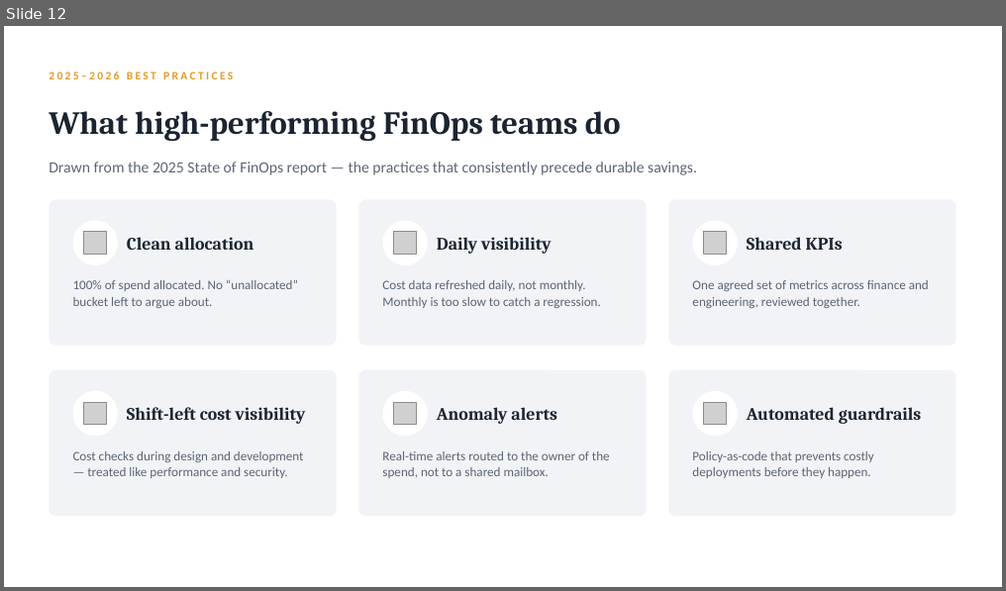
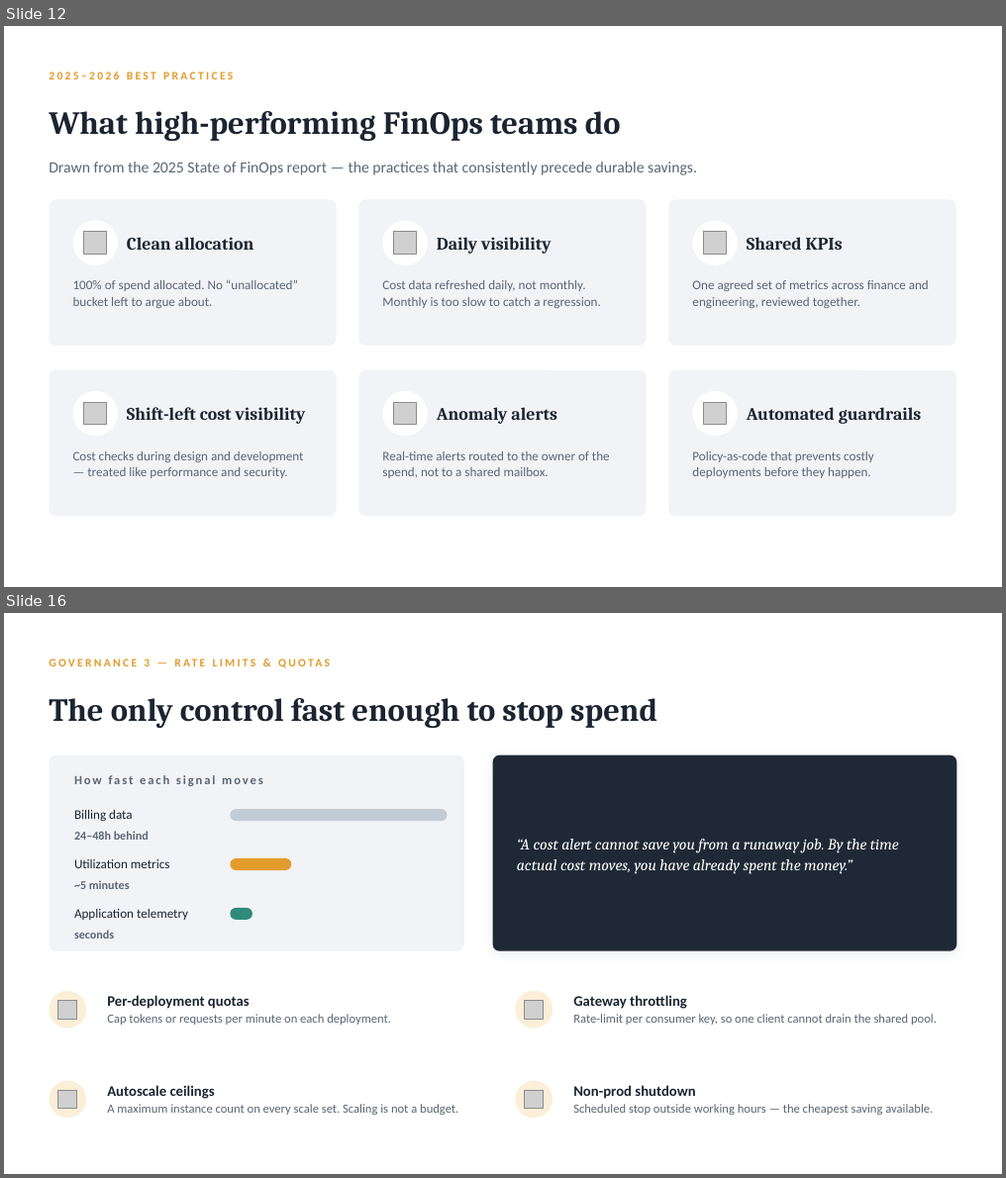
Before and after one commit to arielga5-code/Finops, a slide deck: presentations/finops-gaining-visibility-cfo.pptx. Shown one above the other, each under a label of ours: slide 12 before the commit, slides 12 and 16 after it; the slides between them are not shown. The pictures are 1006x591 and 1006x1178 pixels, drawn with LibreOffice and Linux fonts; fonts in the diff are those of the drawing; grey boxes stand for pictures. Boxes give left, top, right and bottom in pixels: in the first picture for what was removed or moved away, otherwise in the second. Text is boxed around its words. In the diff, an @@ line names an element or a change of style, - is before the commit and + after.

```diff
--- a/presentations/finops-gaining-visibility-cfo.pptx
+++ b/presentations/finops-gaining-visibility-cfo.pptx
@@ slide 16 added at (4, 613, 1002, 1174), background #FFFFFF @@
@@ text added at (144, 659, 150, 666), 11 pt, text #E39B2C, bold @@
+GOVERNANCE 3 — RATE LIMITS & QUOTAS
@@ text added at (49, 698, 657, 728), 31 pt, text #1B2430, bold @@
+The only control fast enough to stop spend
@@ rounded rectangle added at (49, 756, 464, 952), fill #F1F3F6 @@
@@ rounded rectangle added at (493, 756, 957, 952), fill #1F2936 @@
@@ text added at (74, 775, 263, 786), 12 pt, text #5C6675, bold @@
+How fast each signal moves
@@ text added at (74, 810, 133, 821), 12.5 pt, text #1B2430 @@
+Billing data
@@ rounded rectangle added at (230, 809, 448, 821), fill #C3CBD5 @@
@@ text added at (74, 831, 149, 840), 11.5 pt, text #5C6675, bold @@
+24–48h behind
@@ text added at (517, 839, 899, 874), 15 pt, text #FFFFFF, italic @@
+“A cost alert cannot save you from a runaway job. By the time actual cost moves, you have already spent the money.”
@@ text added at (74, 860, 170, 868), 12.5 pt, text #1B2430 @@
+Utilization metrics
@@ rounded rectangle added at (230, 859, 291, 870), fill #E39B2C @@
@@ text added at (74, 880, 130, 889), 11.5 pt, text #5C6675, bold @@
+~5 minutes
@@ text added at (74, 909, 188, 920), 12.5 pt, text #1B2430 @@
+Application telemetry
@@ rounded rectangle added at (230, 908, 252, 920), fill #2E8B7A @@
@@ text added at (74, 930, 114, 939), 11.5 pt, text #5C6675, bold @@
+seconds
@@ ellipse added at (49, 991, 86, 1029), fill #FBEFD8 @@
@@ text added at (107, 995, 391, 1025), 12 pt, text #5C6675 @@
+Per-deployment quotas
+Cap tokens or requests per minute on each deployment.
@@ ellipse added at (515, 991, 552, 1029), fill #FBEFD8 @@
@@ text added at (573, 995, 937, 1025), 12 pt, text #5C6675 @@
+Gateway throttling
+Rate-limit per consumer key, so one client cannot drain the shared pool.
@@ picture added at (57, 1000, 76, 1019) @@
@@ picture added at (525, 1000, 544, 1019) @@
@@ ellipse added at (49, 1081, 86, 1118), fill #FBEFD8 @@
@@ text added at (107, 1085, 458, 1115), 12 pt, text #5C6675 @@
+Autoscale ceilings
+A maximum instance count on every scale set. Scaling is not a budget.
@@ ellipse added at (515, 1081, 552, 1118), fill #FBEFD8 @@
@@ text added at (573, 1085, 933, 1115), 12 pt, text #5C6675 @@
+Non-prod shutdown
+Scheduled stop outside working hours — the cheapest saving available.
@@ picture added at (57, 1090, 76, 1109) @@
@@ picture added at (525, 1090, 544, 1109) @@
```
Also in this commit, not shown: 3 slides changed, 5 other slides added, 9 other files.
